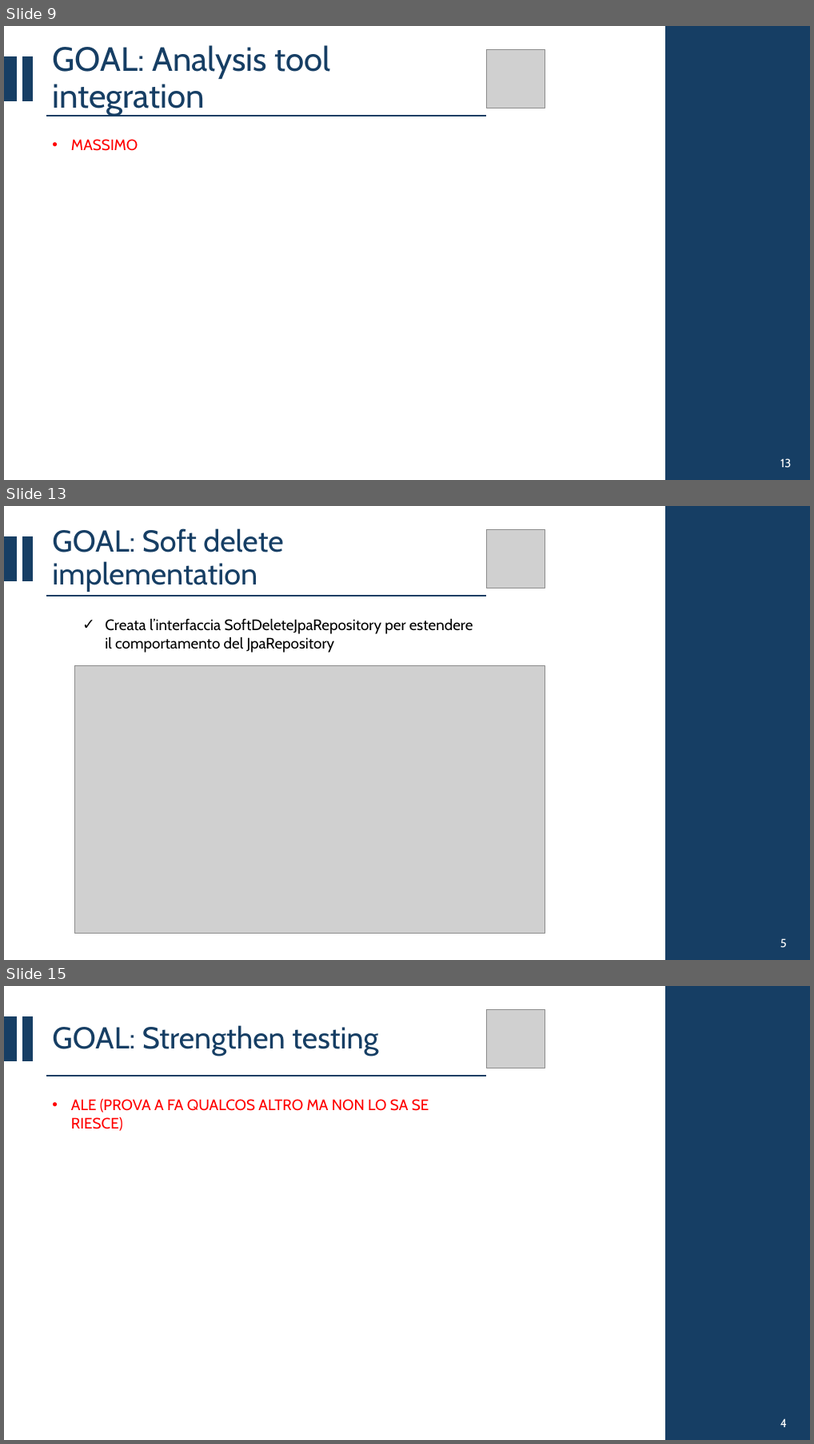
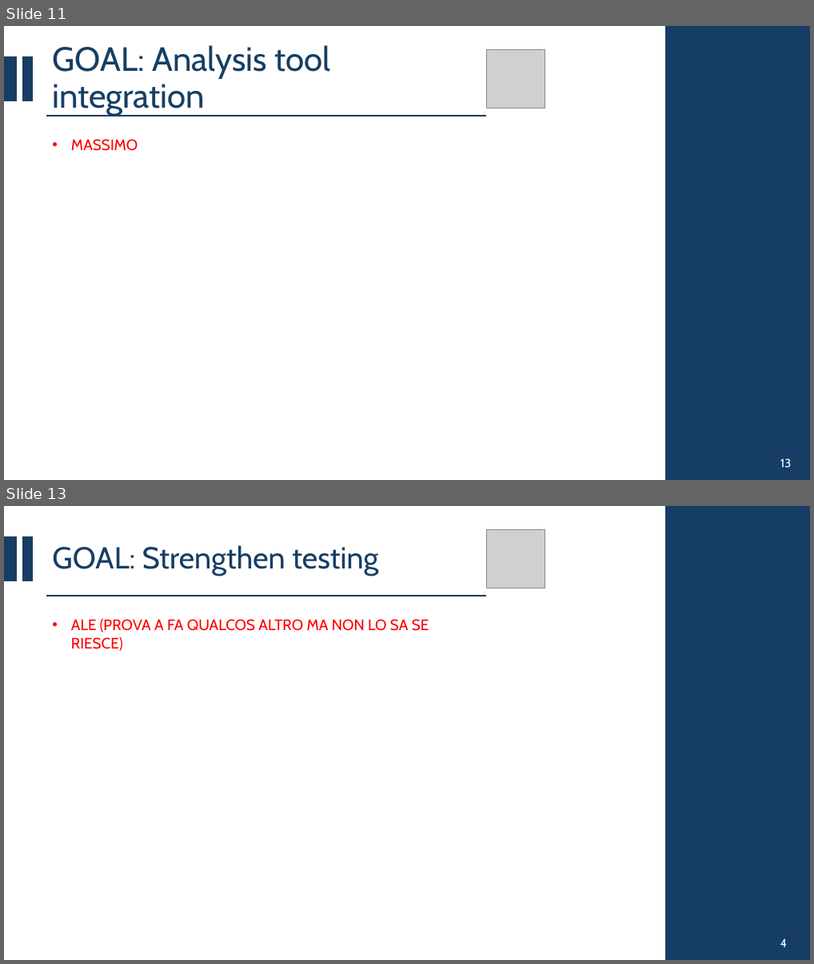
Before and after one commit to CSW-Teams/MS3-docs, a slide deck: ShiftsHappen/Sprint 3/CSW Sprint 3.pptx. Shown one above the other, each under a label of ours: slides 9, 13 and 15 before the commit, slides 11 and 13 after it; the slides between them are not shown. The pictures are 814x1444 and 814x964 pixels, drawn with LibreOffice and Linux fonts; fonts in the diff are those of the drawing; grey boxes stand for pictures. Boxes give left, top, right and bottom in pixels: in the first picture for what was removed or moved away, otherwise in the second. Text is boxed around its words. In the diff, an @@ line names an element or a change of style, - is before the commit and + after.

```diff
--- a/ShiftsHappen/Sprint 3/CSW Sprint 3.pptx
+++ b/ShiftsHappen/Sprint 3/CSW Sprint 3.pptx
@@ slide 13 removed at (4,506,810,960), background #FFFFFF @@
@@ title removed at (52,528,283,592) @@
-GOAL: Soft delete implementation
@@ picture removed at (486,529,546,588) @@
@@ rectangle removed at (666,506,810,960) @@
@@ rectangle removed at (4,537,17,580) @@
@@ rectangle removed at (23,537,33,580) @@
@@ line removed from (46, 596) to (486, 596) @@
@@ text removed at (105,618,474,652) @@
-  ✓ Creata l’interfaccia SoftDeleteJpaRepository per estendere il comportamento del JpaRepository
@@ picture removed at (74,665,546,933) @@
@@ text removed at (781,938,787,947) @@
-5
@@ what was slide 9 is now slide 11 @@
@@ what was slide 15 is now slide 13 @@
```
Also in this commit, not shown: 3 slides changed, 2 slides added, 3 other slides removed.
